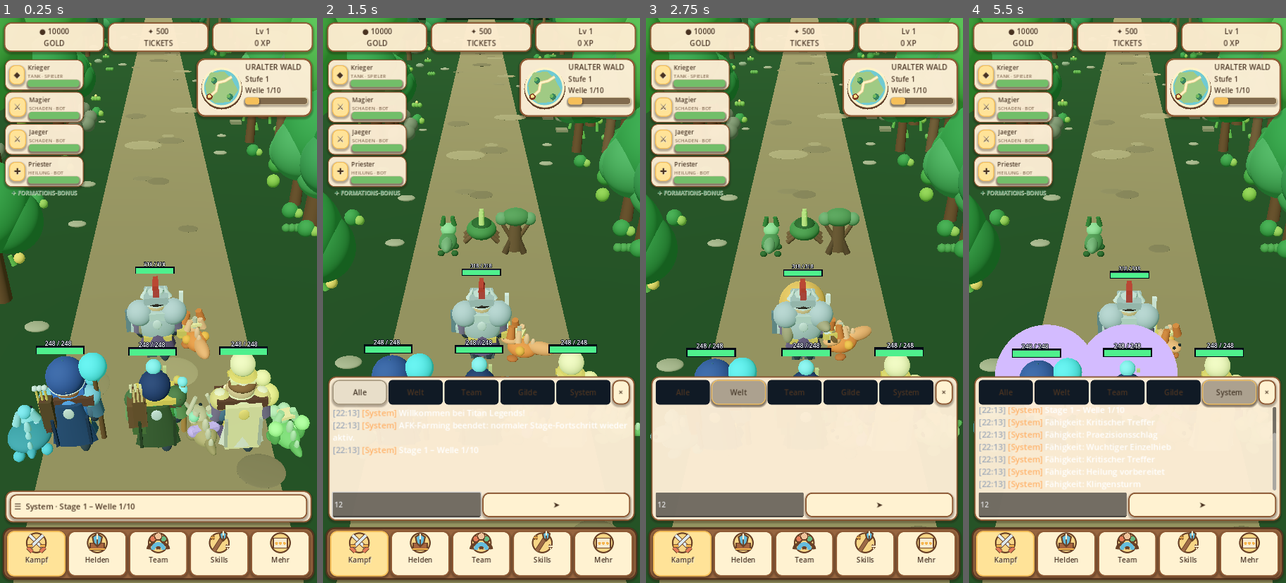
Above: before the commit, frames 1-4 (left to right).
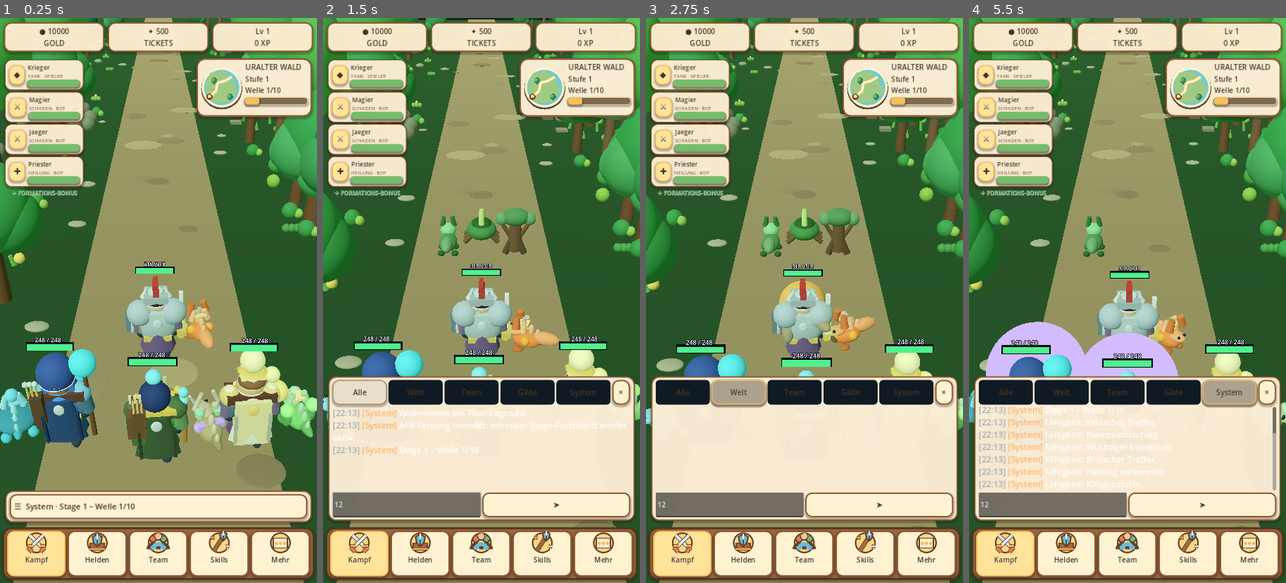
Above: after the commit, the same moments.

Repository: xynewageyx/TitanLegend
Game: Godot game, scene res://scenes/main.tscn
The game is run twice, just before and just after one commit, with the same random seed, the same clock (stepped at 60 frames per second) and the same inputs.
Inputs (mouse positions are in pixels of both pictures, inside the frame that each line leads up to):
- Up to frame 1 (0.25 s): no input
- Up to frame 2 (1.5 s): click "☰ System · Stage 1 – Welle 1/…" at 0.5 s; click (405, 503) at 1.27 s; type "12" at 1.35 s
- Up to frame 3 (2.75 s): click "Welt" at 2 s
- Up to frame 4 (5.5 s): click "Alle" at 2.75 s; click "Team" at 3.5 s; click "Gilde" at 4.25 s; click "System" at 5 s

The runs differ from the first frame. In frame 1, 11% of the frame differs, in the area x 0-100%, y 49-79%; in frame 2, 3.4%; in frame 3, 3.1%; in frame 4, 3.6%.

Commit message:
Improve rear hero spacing and passive pet visibility in portrait combat

Diff:
--- a/scripts/team_formation.gd
+++ b/scripts/team_formation.gd
@@ -15,9 +15,13 @@
  var index_in_row: int = row.find(slot)
  # Keep compact all-melee teams inside the path, but give mixed teams
  # enough lateral room for large helmets, weapons and passive companions.
- var spacing: float = 2.05 if row.size() <= 3 else 1.48
+ # Give rear casters more shoulder room and stagger their silhouettes.
+ var spacing: float = (2.30 if not in_front else 2.05) if row.size() <= 3 else 1.58
  var x: float = (float(index_in_row) - float(row.size() - 1) / 2.0) * spacing
- return Vector3(x, 0.0, -2.15 if in_front else 1.25)
+ var depth: float = -2.15 if in_front else 1.25
+ if not in_front and row.size() >= 3:
+  depth += 0.35 if index_in_row == 1 else -0.12
+ return Vector3(x, 0.0, depth)
 var heroes: Array[Node3D] = []
 var class_ids: Array[int] = [0, 6, 4, 9]
 var talent_branches: Array = [[-1,-1,-1], [-1,-1,-1], [-1,-1,-1], [-1,-1,-1]]
@@ -469,7 +473,8 @@
   # Place passive pets on the outer side of each row to avoid crowding.
   var anchor_x: float = _formation_position(i).x
   var pet_side: float = -1.0 if anchor_x < 0.0 else 1.0
-  pet.position = Vector3(pet_side * 1.12, 0.0, 0.12)
+  # Keep passive pets beside their owner, away from the center of the row.
+  pet.position = Vector3(pet_side * 1.30, 0.0, -0.35)
   hero.add_child(pet)
   preload("res://scripts/pet_creature_visuals.gd").decorate(pet, pet_element_ids[i], i)
   DesignDetails.pet(pet, i)
